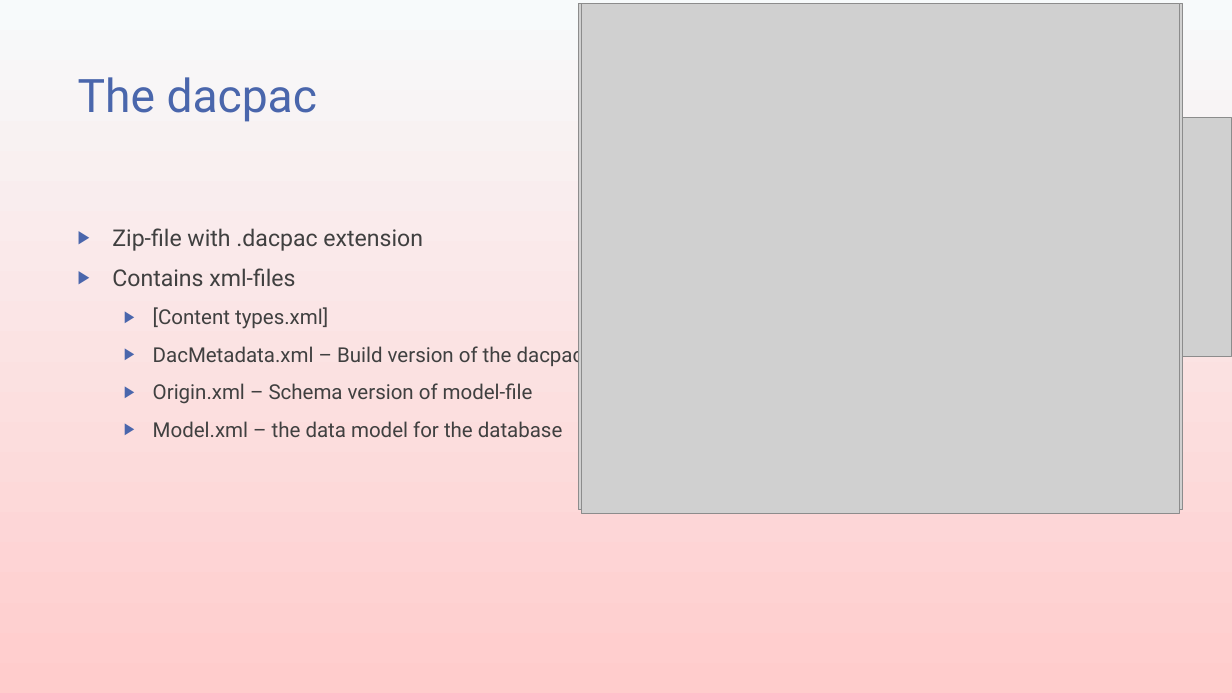
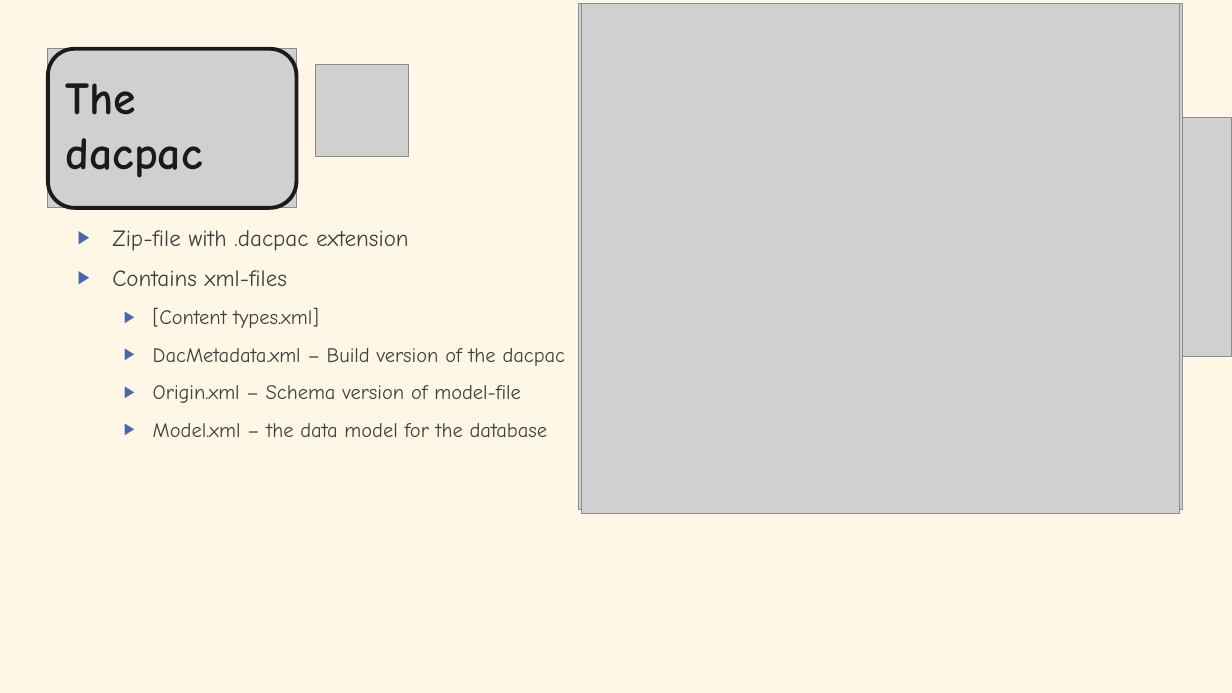
Before and after one commit to transmokopter/Presentations, a slide deck: slide 19 of an-introduction-to-sql-server-database-projects/an-introduction-to-sql-server-database-projects.pptx (slide 21 before the commit). Drawn at 1232x693 pixels with LibreOffice and Linux fonts; fonts in the diff are those of the drawing; grey boxes stand for pictures; background and template pictures are left out. Boxes give left, top, right and bottom in pixels: in the first picture for what was removed or moved away, otherwise in the second. Text is boxed around its words. In the diff, an @@ line names an element or a change of style, - is before the commit and + after.

```diff
--- a/an-introduction-to-sql-server-database-projects/an-introduction-to-sql-server-database-projects.pptx
+++ b/an-introduction-to-sql-server-database-projects/an-introduction-to-sql-server-database-projects.pptx
@@ background gradient #F7FAFB to #FFCCCC to #FFF7E6 @@
@@ picture added at (x1=48, y1=49, x2=297, y2=208) @@
@@ rounded rectangle added at (x1=48, y1=49, x2=297, y2=208), outline #1B1B1B 3 pt @@
@@ title "The dacpac" moved from (x1=78, y1=77, x2=317, y2=122) to (x1=66, y1=83, x2=203, y2=178) @@
@@ title "The dacpac" at (x1=66, y1=83, x2=203, y2=178): size 36 to 35.6 pt, font Roboto to Comic Neue, text colour #4A66AC to #1A1A1A, bold on @@
@@ picture added at (x1=316, y1=64, x2=409, y2=156) @@
@@ text "Zip-file with .dacpac extension" at (x1=112, y1=230, x2=566, y2=437): font Roboto to Comic Neue @@
```
Also in this commit, not shown: 19 other slides changed, 1 slide added, 4 slides removed, 4 other files.
